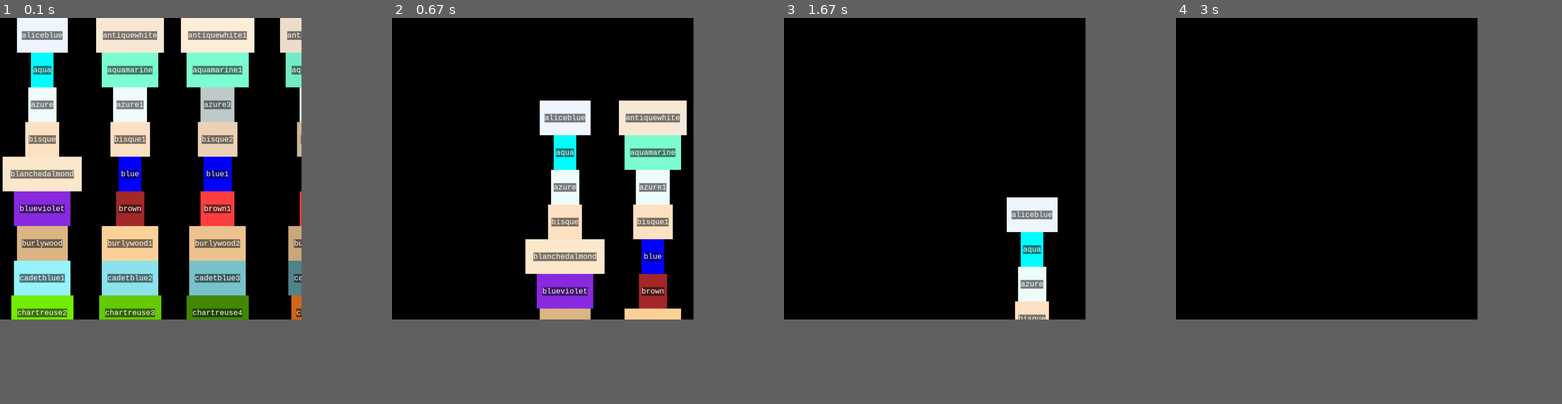
Above: before the commit, frames 1-4 (left to right).
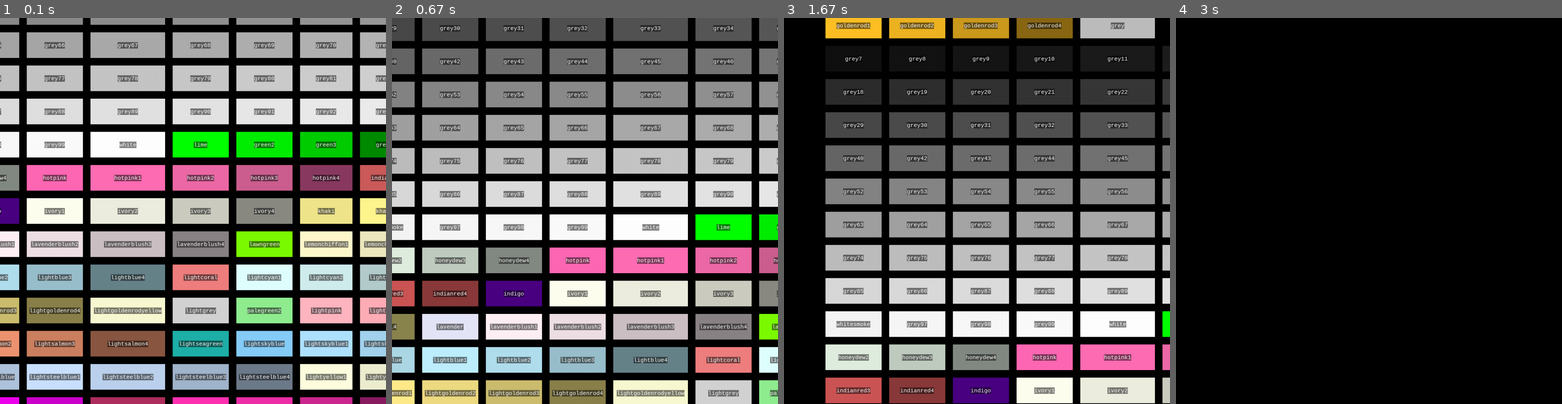
Above: after the commit, the same moments.

Repository: hitbox/scratch
Game: pygame game, started from pygame/listcolors.py
Two runs of this game, one before a commit and one after it. Both use one fixed random seed, a clock stepped at 60 frames per second and the inputs below.
Inputs (mouse positions are in pixels of both pictures, inside the frame that each line leads up to):
- Up to frame 1 (0.1 s): no input
- Up to frame 2 (0.67 s): press the mouse at (492, 214) at 0.37 s; move the mouse to (557, 253) at 0.47 s; release the mouse at (623, 295) at 0.6 s
- Up to frame 3 (1.67 s): tap Enter at 0.67 s; press the mouse at (884, 214) at 1.17 s; move the mouse to (922, 261) at 1.27 s; release the mouse at (957, 311) at 1.4 s; press the mouse at (884, 214) at 1.63 s
- Up to frame 4 (3 s): move the mouse to (1372, 241) at 1.73 s; release the mouse at (1469, 272) at 1.87 s; press the mouse at (1276, 214) at 2.23 s; move the mouse to (1388, 265) at 2.33 s; release the mouse at (1504, 311) at 2.47 s
In our replay, the window is 703x703 before the commit and 900x900 after it. These sizes can differ from the game's own. Grey fills any space a smaller window leaves; there, only what the larger window draws over its background counts as a difference.

The runs differ from the first frame. In frame 1, 78% of the frame differs, in the area x 0-100%, y 0-100%; in frame 2, 74%; in frame 3, 60%; in frame 4, only the window size differs.

Commit message:
pygamelib
- clean up with reuse
- listcolors with spacing between rows and cols

Diff:
--- a/pygame/griddemo.py
+++ b/pygame/griddemo.py
@@ -1,69 +1,43 @@
 import argparse
-import heapq
-import itertools as it
 import math
-import random
 
 import pygamelib
 
 from pygamelib import pygame
 
-class GridDemo:
+class GridDemo(pygamelib.BrowseBase):
 
-    def __init__(self, rects, ncols, show_labels=False):
-        self.rects = rects
-        self.ncols = ncols
-        self.show_labels = show_labels
-        self.clock = pygame.time.Clock()
-        self.framerate = 60
+    def __init__(self, blits, offset=None):
+        self._blits = blits
+        if offset is None:
+            offset = pygame.Vector2()
+        self.offset = offset
 
-    def start(self, engine):
-        self.engine = engine
-        self.screen = pygame.display.get_surface()
-        self.window = self.screen.get_rect()
-        self.font = pygame.font.SysFont('monospace', 20)
-        _wrapped = pygame.Rect(pygamelib.wrap(self.rects))
-        _positioned = pygamelib.make_rect(self.window, center=_wrapped.center)
-        self.offset = pygame.Vector2(_positioned.topleft)
 
-        def _render(index):
-            j, i = divmod(index, self.ncols)
-            return self.font.render(f'{j},{i}', True, 'white')
+def run(rects, ncols, colattr, rowattr, show_labels):
+    pygame.font.init()
+    font = pygame.font.SysFont('monospace', 20)
 
-        self.rect_images = [_render(index) for index, _ in enumerate(self.rects)]
+    def _render(index, rect):
+        result = pygame.Surface(rect.size)
+        rect = result.get_rect()
+        pygame.draw.rect(result, 'red', rect, 1)
+        if show_labels:
+            j, i = divmod(index, ncols)
+            text = f'{j},{i}'
+            text = font.render(text, True, 'white')
+            result.blit(text, text.get_rect(center=rect.center))
+        return result
 
-    def update(self):
-        self.clock.tick(self.framerate)
-        for event in pygame.event.get():
-            pygamelib.dispatch(self, event)
+    images = list(map(_render, *zip(*enumerate(rects))))
+    pygamelib.arrange_columns(rects, ncols, colattr, rowattr)
 
-    def do_videoexpose(self, event):
-        self.screen.fill('black')
-        for rect, image in zip(self.rects, self.rect_images):
-            rect = pygame.Rect(rect.topleft - self.offset, rect.size)
-            if self.window.colliderect(rect):
-                pygame.draw.rect(self.screen, 'red', rect, 1)
-                if self.show_labels:
-                    self.screen.blit(image, image.get_rect(center=rect.center))
-        offset = tuple(map(int, self.offset))
-        lines = [
-            f'{offset=}',
-        ]
-        self.screen.blits(pygamelib.make_blitables_from_font(lines, self.font, 'white'))
-        pygame.display.flip()
-
-    def do_quit(self, event):
-        self.engine.stop()
-
-    def do_keydown(self, event):
-        if event.key in (pygame.K_ESCAPE, pygame.K_q):
-            pygamelib.quit()
-
-    def do_mousemotion(self, event):
-        if event.buttons[0]:
-            self.offset -= event.rel
-            pygame.event.post(pygame.event.Event(pygame.VIDEOEXPOSE))
-
+    window = pygame.Rect((0,)*2, (800,)*2)
+    blits = list(zip(images, rects))
+    demo = GridDemo(blits, pygamelib.centered_offset(rects, window))
+    pygame.display.set_mode(window.size)
+    engine = pygamelib.Engine()
+    engine.run(demo)
 
 def main(argv=None):
     parser = argparse.ArgumentParser()
@@ -79,14 +53,7 @@
     else:
         ncols = math.isqrt(len(args.rects))
 
-    pygamelib.arrange_columns(args.rects, ncols, args.colattr, args.rowattr)
-    demo = GridDemo(args.rects, ncols)
-
-    pygame.display.set_mode((800,)*2)
-    pygame.font.init()
-
-    engine = pygamelib.Engine()
-    engine.run(demo)
+    run(args.rects, ncols, args.colattr, args.rowattr, not args.no_labels)
 
 if __name__ == '__main__':
     main()
--- a/pygame/listcolors.py
+++ b/pygame/listcolors.py
@@ -1,5 +1,4 @@
 import argparse
-import collections as coll
 import itertools as it
 import math
 import random
@@ -13,72 +12,105 @@
 
 from pygame.color import THECOLORS
 
-def render_color(font, color, name, scale):
-    size = pygame.Vector2(font.size(name)).elementwise() * scale
-    image = pygame.Surface(tuple(size), pygame.SRCALPHA)
-    image.fill(color)
-    rect = image.get_rect()
-    text = font.render(name, True, 'white', color.lerp('black', 0.50))
-    image.blit(text, text.get_rect(center=rect.center))
-    return image
+class ColorGrid(pygamelib.BrowseBase):
 
-def get_blitables(font, window, colors, gap=0, scale=1):
-    names = list(map(pygamelib.color_name, colors))
-    sizes = zip(*map(font.size, names))
-    text_size = pygame.Vector2(*map(max, sizes))
-    text_size *= scale
+    def __init__(self, blits, offset=None):
+        self._blits = blits
+        if offset is None:
+            offset = pygame.Vector2()
+        self.offset = offset
 
-    images = (pygame.Surface(text_size, pygame.SRCALPHA) for _ in colors)
-    for image, color, name in zip(images, colors, names):
-        rect = image.get_rect()
-        color = pygame.Color(color)
-        image.fill(color)
-        text = font.render(name, True, 'white', color.lerp('black', 0.50))
-        image.blit(text, text.get_rect(center=rect.center))
-        yield (image, rect)
 
-def gui(colors, names):
+def _arrange(rects):
+    # needed to pull the arrange_columns function apart to add gaps and resize
+    # the arranged rects
+    ncols = math.isqrt(len(rects)) // 2
+    rows, cols = pygamelib.groupby_columns(rects, ncols)
+    row_wraps, col_wraps = pygamelib.rowcolwraps(rows, cols)
+
+    for rowwrap in row_wraps:
+        rowwrap.height *= 4
+
+    for colwrap in col_wraps:
+        colwrap.width *= 1.10
+
+    pygamelib.flow_topbottom(row_wraps, 20)
+    pygamelib.flow_leftright(col_wraps, 20)
+
+    for rowwrap, _rects in zip(row_wraps, rows, strict=True):
+        for rect in _rects:
+            rect.height = rowwrap.height
+            rect.centery = rowwrap.centery
+
+    for colwrap, _rects in zip(col_wraps, cols, strict=True):
+        for rect in _rects:
+            rect.width = colwrap.width
+            rect.left = colwrap.left
+
+def run(size, colors, names, font_size):
     assert len(colors) == len(names)
     pygame.font.init()
-    screen = pygame.display.set_mode((800,)*2)
-    window = screen.get_rect()
-    clock = pygame.time.Clock()
-    font = pygame.font.SysFont('monospace', 20)
+    font = pygame.font.SysFont('monospace', font_size)
 
-    ncols = math.isqrt(len(colors)) // 4
+    rects = [pygame.Rect((0,)*2, font.size(name)) for name in names]
+    _arrange(rects)
 
-    sizes = list(map(pygame.Vector2, map(font.size, names)))
-    images = [render_color(font, color, name, (1.25, 4)) for name, color in zip(names, colors)]
-    rects = [image.get_rect() for image in images]
-    pygamelib.arrange_columns(rects, ncols, 'centerx', 'centery')
+    def _render_image(name, color, rect):
+        color = pygame.Color(color)
+        result = pygame.Surface(rect.size)
+        result.fill(color)
+        rect = result.get_rect()
+        text = font.render(name, True, 'white', color.lerp('black', 0.5))
+        result.blit(text, text.get_rect(center=rect.center))
+        return result
 
-    offset = pygame.Vector2()
-    framerate = 60
-    elapsed = 0
-    running = True
-    while running:
-        for event in pygame.event.get():
-            if event.type == pygame.QUIT:
-                running = False
-            elif event.type == pygame.KEYDOWN:
-                if event.key in (pygame.K_ESCAPE, pygame.K_q):
-                    pygame.event.post(pygame.event.Event(pygame.QUIT))
-            elif event.type == pygame.MOUSEMOTION:
-                if event.buttons[0]:
-                    offset += event.rel
-        mouse_buttons = pygame.mouse.get_pressed()
-        if mouse_buttons[0]:
-            x, y = pygame.mouse.get_pos()
-            pygame.mouse.set_pos(x % window.width, y % window.height)
-        screen.fill('black')
-        for image, rect in zip(images, rects):
-            screen.blit(image, offset + rect.topleft)
-        pygame.display.flip()
-        elapsed = clock.tick(framerate)
+    images = [
+        _render_image(name, color, rect)
+        for name, color, rect in zip(names, colors, rects)
+    ]
+
+    blits = list(zip(images, rects))
+    window = pygame.Rect((0,)*2, size)
+    demo = ColorGrid(blits, offset=pygamelib.centered_offset(rects, window))
+    engine = pygamelib.Engine()
+
+    pygame.display.set_mode(window.size)
+    engine.run(demo)
+
+def exclude_func(args):
+    if not args.exclude and not args.colorful:
+        exclude = lambda name: False
+    elif args.exclude or args.colorful:
+        if args.exclude:
+            exclude = re.compile(args.exclude).search
+        else:
+            def exclude(name):
+                return not pygamelib.interesting_color(name)
+    return exclude
+
+def unique(iterable, key=None):
+    if key is None:
+        def key(item):
+            return item
+    seen = set()
+    for item in iterable:
+        _key = key(item)
+        if _key not in seen:
+            seen.add(_key)
+            yield item
 
 def main(argv=None):
     parser = argparse.ArgumentParser()
-
+    parser.add_argument(
+        '--screen-size',
+        type = pygamelib.sizetype(),
+        default = '1024',
+    )
+    parser.add_argument(
+        '--font-size',
+        type = int,
+        default = '15',
+    )
     parser.add_argument('--print', action='store_true')
 
     filtering_group = parser.add_mutually_exclusive_group()
@@ -91,18 +123,11 @@
         ordering_group.add_argument(f'--{space_name}', action='store_true')
     args = parser.parse_args(argv)
 
-    if not args.exclude and not args.colorful:
-        exclude = lambda name: False
-    elif args.exclude or args.colorful:
-        if args.exclude:
-            exclude = re.compile(args.exclude).search
-        else:
-            def exclude(name):
-                return not pygamelib.interesting_color(name)
-
-    items = ((name, color) for name, color in THECOLORS.items() if not exclude(name))
-    names, colors = zip(*items)
-    colors = list(map(pygame.Color, colors))
+    exclude = exclude_func(args)
+    # XXX
+    # - there are dupes in THECOLORS (?)
+    colors = (color for name, color in THECOLORS.items() if not exclude(name))
+    colors = list(map(pygame.Color, unique(colors, tuple)))
 
     if args.shuffle:
         random.shuffle(colors)
@@ -114,9 +139,17 @@
                 colors = sorted(colors, key=color_key)
                 break
 
+    # TODO
+    # - interactive filter
+    # - colors generator
+    # - class to render
+    # - class to arrange grid
+
+    names = list(map(pygamelib.color_name, colors))
     if args.print:
-        pprint([key for key, _ in colors])
-    gui(colors, names)
+        pprint(names)
+
+    run(args.screen_size, colors, names, args.font_size)
 
 if __name__ == '__main__':
     main()
--- a/pygame/pygamelib.py
+++ b/pygame/pygamelib.py
@@ -169,6 +169,9 @@
 
 sides = op.attrgetter(*SIDES)
 
+def rects(images, **kwargs):
+    return map(op.methodcaller('get_rect'), images, **kwargs)
+
 def sides(rect):
     # overwrite to remain compatible with four-tuple rects
     left, top, w, h = rect
@@ -190,16 +193,22 @@
         return method_name
 
 
+default_methodname = MethodName(prefix='do_')
+
 def dispatch(obj, event):
     method_name = default_methodname(event)
     method = getattr(obj, method_name, None)
     if method is not None:
         method(event)
 
-default_methodname = MethodName(prefix='do_')
-
-def quit():
-    pygame.event.post(pygame.event.Event(pygame.QUIT))
+def _post(event_type):
+    pygame.event.post(pygame.event.Event(event_type))
+
+def post_quit():
+    _post(pygame.QUIT)
+
+def post_videoexpose():
+    _post(pygame.VIDEOEXPOSE)
 
 class Engine:
 
@@ -216,6 +225,47 @@
         self.running = False
 
 
+class BrowseBase:
+    """
+    Convenience state to display blitables, drag to move, and quit cleanly.
+    """
+
+    def start(self, engine):
+        self.engine = engine
+        self.screen = pygame.display.get_surface()
+        self.window = self.screen.get_rect()
+        self.clock = pygame.time.Clock()
+        self.framerate = 60
+        if not hasattr(self, 'offset'):
+            self.offset = pygame.Vector2()
+
+    def update(self):
+        self.clock.tick(self.framerate)
+        for event in pygame.event.get():
+            dispatch(self, event)
+
+    @property
+    def blits(self):
+        return ((image, rect.topleft - self.offset) for image, rect in self._blits)
+
+    def do_videoexpose(self, event):
+        self.screen.fill('black')
+        self.screen.blits(self.blits)
+        pygame.display.flip()
+
+    def do_quit(self, event):
+        self.engine.stop()
+
+    def do_keydown(self, event):
+        if event.key in (pygame.K_ESCAPE, pygame.K_q):
+            post_quit()
+
+    def do_mousemotion(self, event):
+        if event.buttons[0]:
+            self.offset -= event.rel
+            post_videoexpose()
+
+
 class ColorSpace:
     """
     Convenience to get one of the space representations of a pygame color,
@@ -227,11 +277,14 @@
 
     def __init__(self, space):
         assert space in self.spaces
-
-        attr = space
-        if space in ('hsl', 'hsv'):
-            attr += 'a'
-        self.get_attr = op.attrgetter(attr)
+        if space == 'rgb':
+            # for whatever reason these are all separate in pygame.Color
+            self.get_attr = op.attrgetter(*space)
+        else:
+            attr = space
+            if space in ('hsl', 'hsv'):
+                attr += 'a'
+            self.get_attr = op.attrgetter(attr)
 
     def __call__(self, color):
         color = pygame.Color(color)
@@ -258,13 +311,13 @@
     color = pygame.Color(color)
     return len(set(color[:3])) != 1
 
-def flow_leftright(rects):
+def flow_leftright(rects, gap=0):
     for r1, r2 in it.pairwise(rects):
-        r2.left = r1.right
-
-def flow_topbottom(rects):
+        r2.left = r1.right + gap
+
+def flow_topbottom(rects, gap=0):
     for r1, r2 in it.pairwise(rects):
-        r2.top = r1.bottom
+        r2.top = r1.bottom + gap
 
 def enumerate_grid(iterable, ncols):
     for index, item in enumerate(iterable):
@@ -317,6 +370,11 @@
 
     return (rows, cols)
 
+def rowcolwraps(row_rects, col_rects):
+    row_wraps = list(map(pygame.Rect, map(wrap, row_rects)))
+    col_wraps = list(map(pygame.Rect, map(wrap, col_rects)))
+    return (row_wraps, col_wraps)
+
 def arrange_columns(rects, ncols, colattr, rowattr):
     """
     :param rects: update rects arranged in a grid
@@ -346,3 +404,34 @@
     rects = [image.get_rect() for image in images]
     flow_topbottom(rects)
     return zip(images, rects)
+
+def render_color(
+    font,
+    fill_color,
+    name,
+    scale,
+    text_color = 'white',
+    shade_color = 'black',
+    shade_amount = 0.50,
+    text_align = 'center',
+):
+    """
+    Render an image with the name of the color it is filled with.
+    """
+    size = pygame.Vector2(font.size(name)).elementwise() * scale
+    image = pygame.Surface(tuple(size), pygame.SRCALPHA)
+    image.fill(fill_color)
+    rect = image.get_rect()
+    background = fill_color.lerp(shade_color, shade_amount)
+    text = font.render(name, True, text_color, background)
+    pos = text.get_rect(**{text_align: getattr(rect, text_align)})
+    image.blit(text, pos)
+    return image
+
+def centered_offset(rects, window):
+    """
+    Offset vector for a window rect centered on a group of rects.
+    """
+    rect = pygame.Rect(wrap(rects))
+    rect.center = window.center
+    return -pygame.Vector2(rect.topleft)
